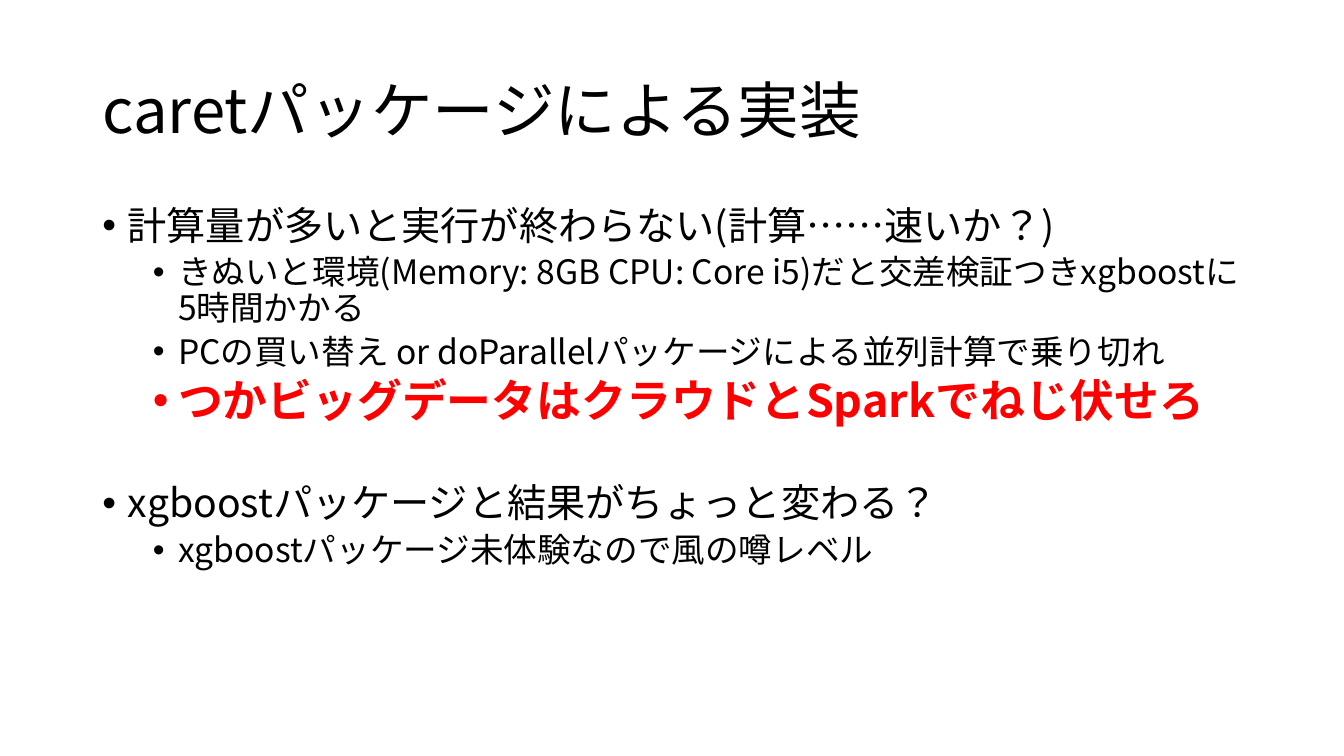
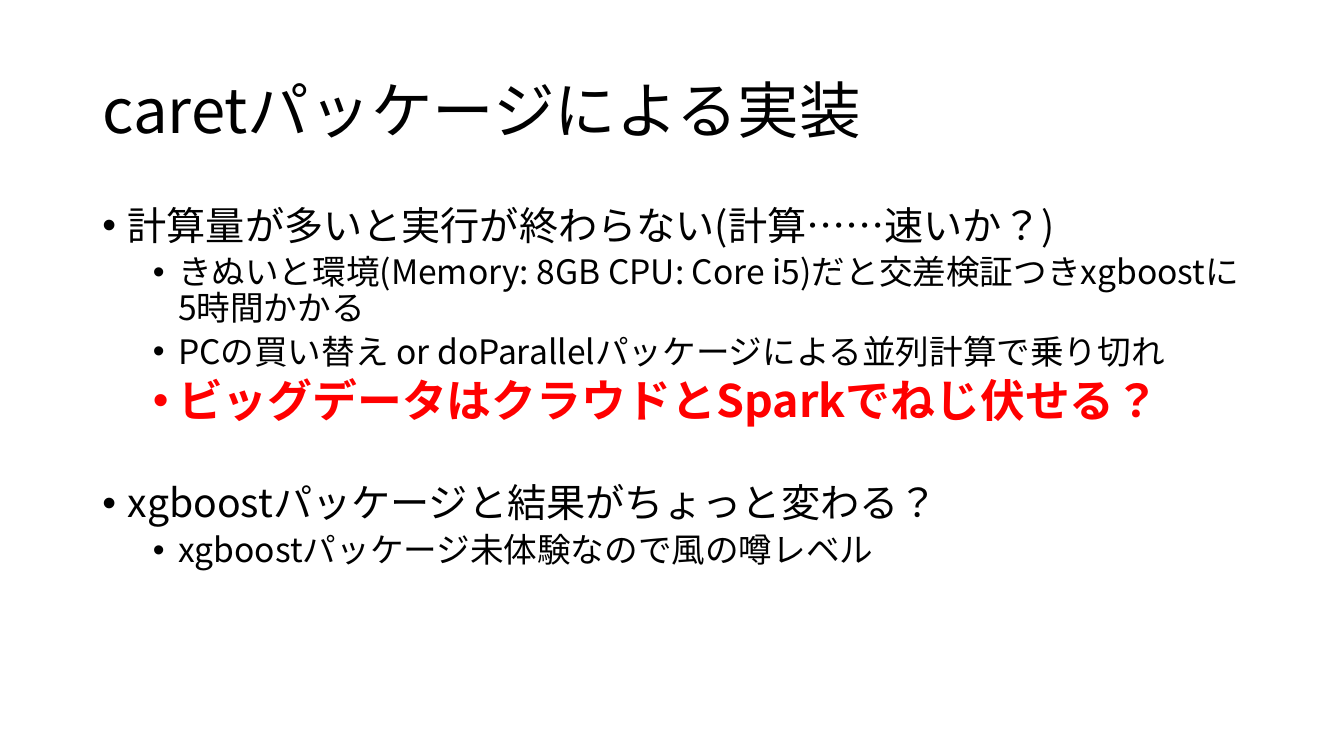
Before and after one commit to 8-u8/Kaggle, a slide deck: slide 24 of Santander/output/caretパッケージを使ったXGBoostのformula型.pptx. Drawn at 1344x756 pixels with LibreOffice and Linux fonts; fonts in the diff are those of the drawing. Boxes give left, top, right and bottom in pixels: in the first picture for what was removed or moved away, otherwise in the second. Text is boxed around its words. In the diff, an @@ line names an element or a change of style, - is before the commit and + after.

```diff
--- a/Santander/output/caretパッケージを使ったXGBoostのformula型.pptx
+++ b/Santander/output/caretパッケージを使ったXGBoostのformula型.pptx
@@ text at (x1=178, y1=378, x2=1159, y2=427): text changed @@
-  • つかビッグデータはクラウドとSparkでねじ伏せろ
+  • ビッグデータはクラウドとSparkでねじ伏せる？
```
Also in this commit, not shown: 7 other slides changed.
